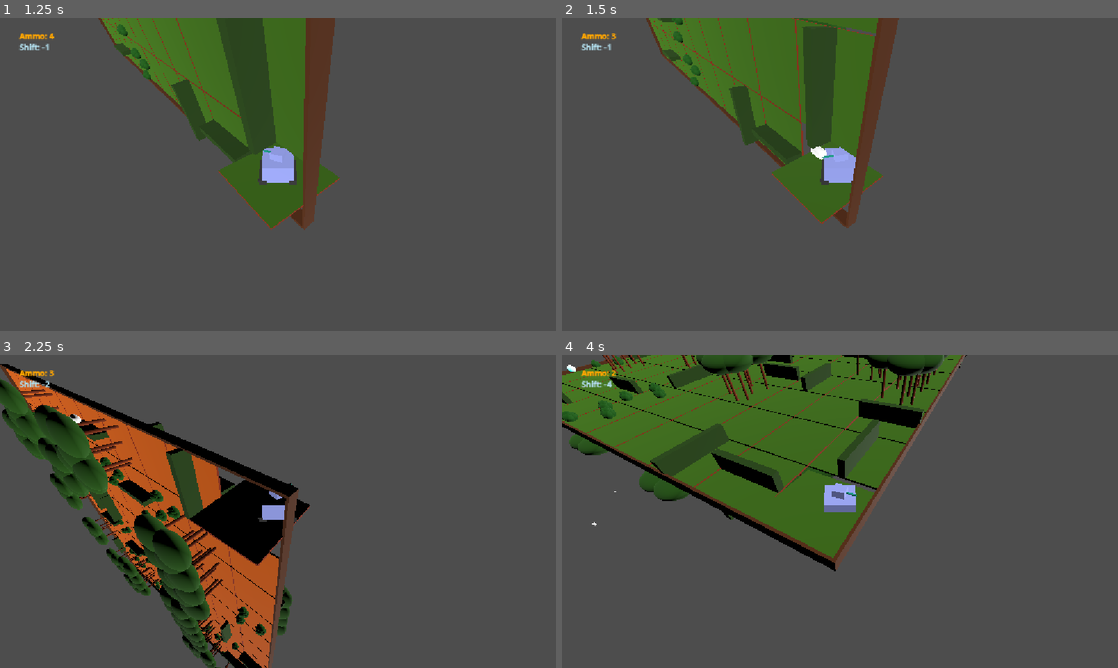
Above: before the commit, frames 1-4 (two rows, left to right).
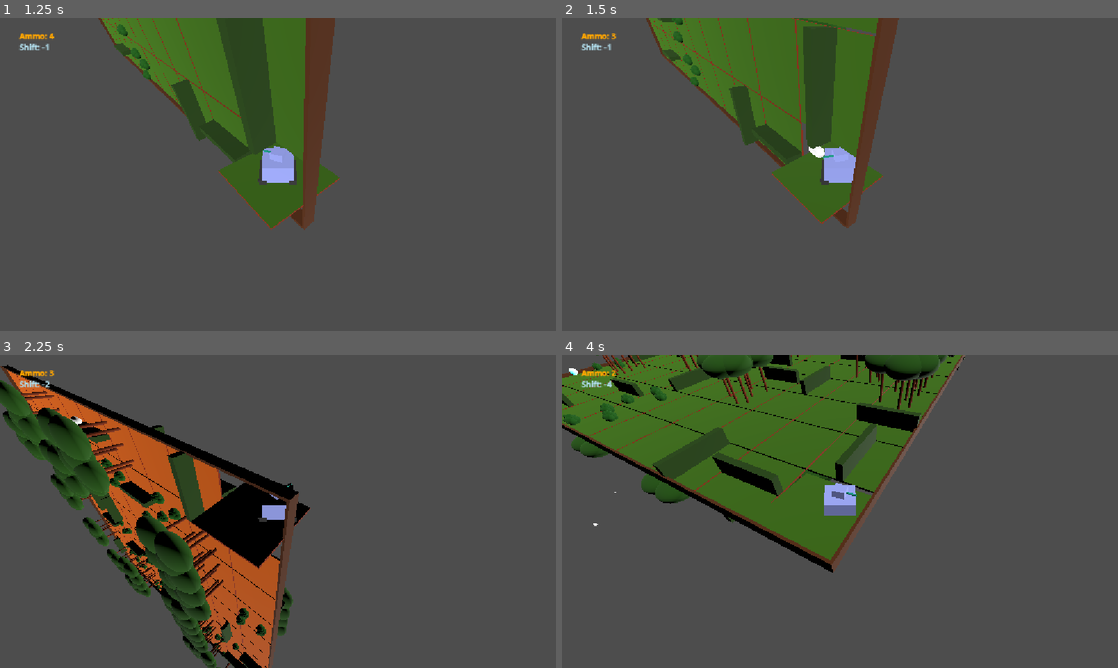
Above: after the commit, the same moments.

Repository: Grihgrix/Tank_Shift
Game: Godot game, scene res://Game scenes/Main_game_scene.tscn
Same seed, same stepped clock (60 frames per second), same inputs: the game is played once before the commit and once after it.
Inputs (mouse positions are in pixels of both pictures, inside the frame that each line leads up to):
- Up to frame 1 (1.25 s): tap Enter (ui_accept) at 0.5, 0.77 s; move the mouse to (55, 55) at 0.52 s; hold Right (ui_right) from 0.53 s (still down); right-click (55, 55) at 0.6 s; click (55, 55) at 0.67 s
- Up to frame 2 (1.5 s): move the mouse to (728, 190) at 1.27 s; release Right (ui_right) at 1.28 s; hold Down (ui_down) from 1.28 s (still down); click (728, 190) at 1.35 s
- Up to frame 3 (2.25 s): tap Enter (ui_accept) at 1.52 s; move the mouse to (333, 442) at 2.02 s; release Down (ui_down) at 2.03 s; hold Right (ui_right) from 2.03 s (still down); right-click (333, 442) at 2.1 s
- Up to frame 4 (4 s): move the mouse to (812, 574) at 2.77 s; release Right (ui_right) at 2.78 s; hold Up (ui_up) 2.78-3.53 s; click (812, 574) at 2.85 s; tap Enter (ui_accept) at 3.02, 3.77 s; move the mouse to (1006, 558) at 3.52 s; hold Left (ui_left) from 3.53 s (still down); right-click (1006, 558) at 3.6 s

Frame 1 is identical in both runs. In frame 2, less than 0.1% of the frame differs, in the area x 17-56%, y 2-59%; in frame 3, 5.0%; in frame 4, 7.5%, in the area x 0-73%, y 0-70%.

Commit message:
Reduced tank speed

Diff:
--- a/Global/Global.gd
+++ b/Global/Global.gd
@@ -6,7 +6,7 @@
 # Gameplay
 var character_count:int = 2
 var projectile_speed:int = 50
-const SPEED:float = 20.0
+const SPEED:float = 10.0
 const SHIFT_SPEED:float = PI / 0.5
 
 # Detect tile on which the mouse is
